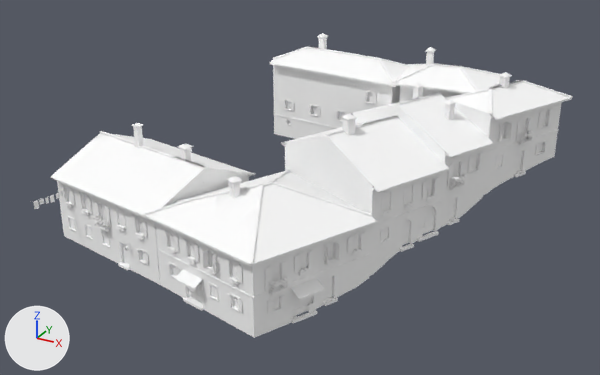
One commit to the glTF model games/yorimichi/assets/belmonte/meshes/SM_BM_BT_blk_21.glb: the scene before it, then after it.
Camera for both pictures: a 50 mm camera at (38.2, -70.5, 40.0) aimed at (0.3, -1.6, 5.5). The lights are fixed; the arrows at lower left show +X, +Y and +Z. The older version comes first. Vertices at exactly the same position are counted once.

Names of what the first picture shows: 'SM_BM_BT_blk_21'.
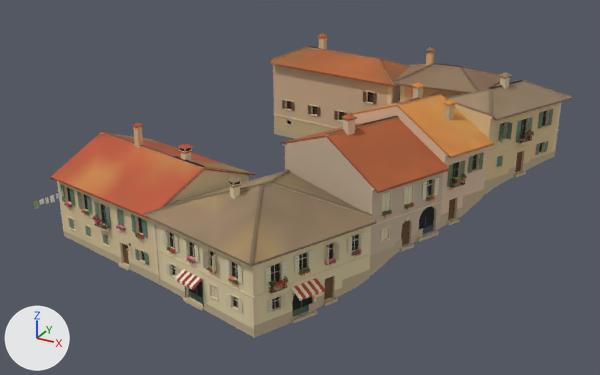
What differs and where, as boxes [x1, y1, x2, y2] in the pictures (600 x 375 px):
part 1 of me_sm_bt_blk_21, recoloured (white to beige)
    both: [33, 33, 573, 338]

Diff of the bpy script that builds the scene:
```diff
--- a/games/yorimichi/assets/belmonte/meshes/SM_BM_BT_blk_21.glb.py
+++ b/games/yorimichi/assets/belmonte/meshes/SM_BM_BT_blk_21.glb.py
@@ me_sm_bt_blk_21 @@
 me_sm_bt_blk_21.from_pydata(...)  # 16426 vertices, 19063 faces; spans x -22.0..22.9, y -20.1..19.8, z -0.8..17.4
 # used by ob_sm_bm_bt_blk_21; location = (0.0, 0.0, 0.0)
+# me_sm_bt_blk_21 part 1: 19063 faces centred in x -21.9..22.9, y -20.0..19.8, z -0.7..17.1 are repainted in the vertex colours; the middle colour goes from white #ffffff to beige #cfb18f
 me_sm_bt_blk_21.materials.append(mat_bm_000_m_stone_020)
```
